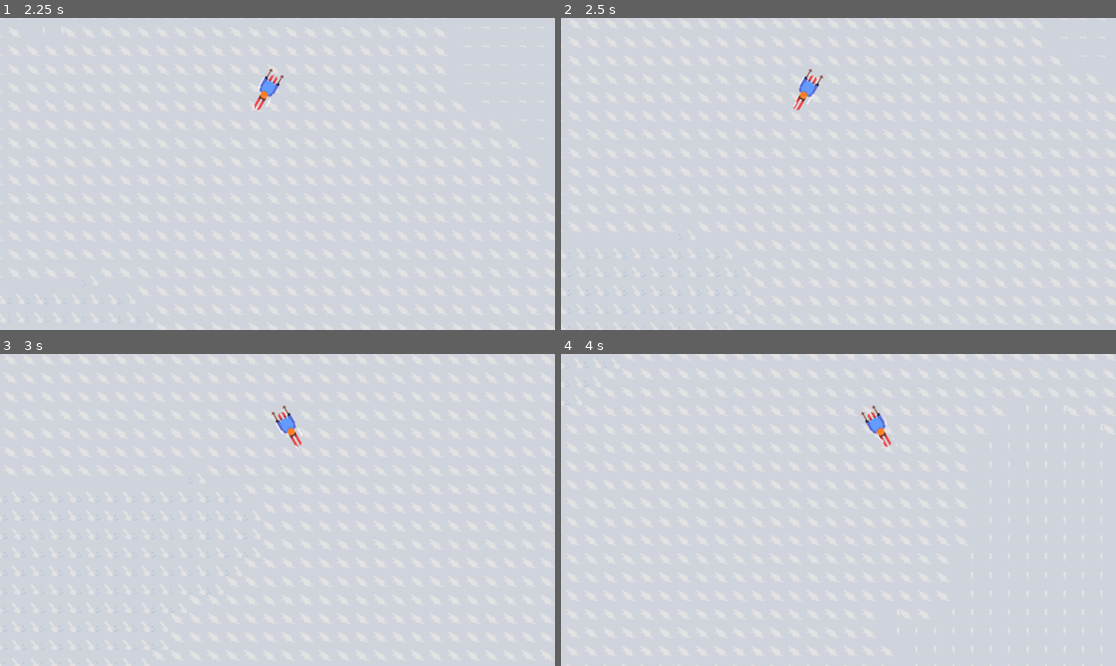
Above: before the commit, frames 1-4 (two rows, left to right).
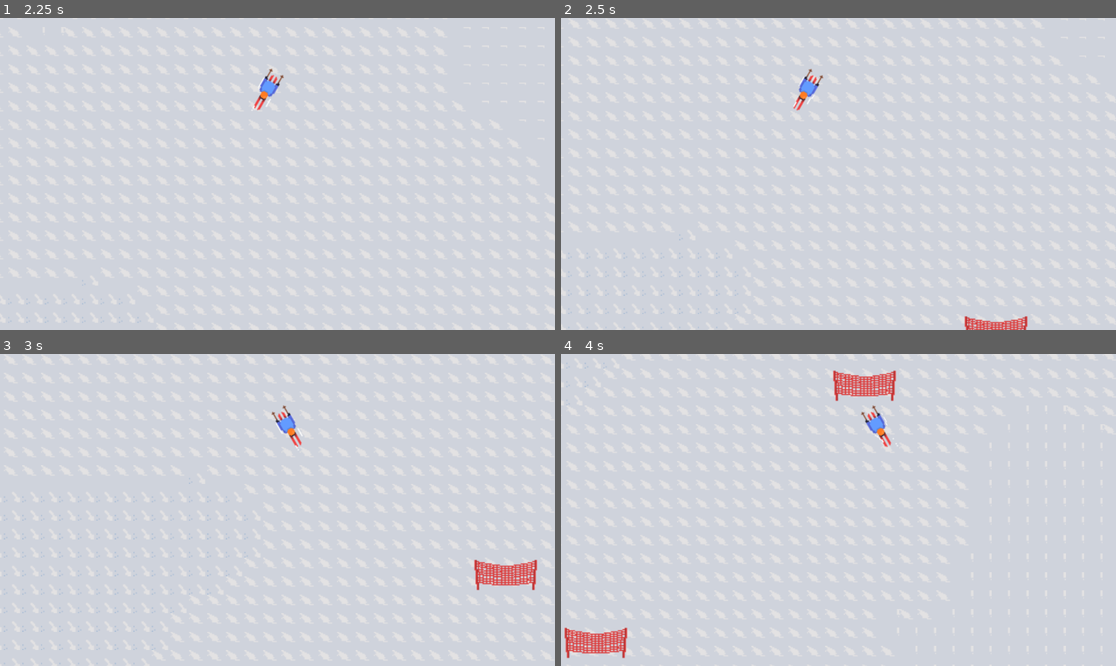
Above: after the commit, the same moments.

Repository: allsers/2dsteep
Game: Godot game, scene res://main_menu.tscn
Same seed, same stepped clock (60 frames per second), same inputs: the game is played once before the commit and once after it.
Inputs (mouse positions are in pixels of both pictures, inside the frame that each line leads up to):
- Up to frame 1 (2.25 s): click (283, 167) at 0.5 s; hold D (move_right) 1.28-2.03 s; hold A (move_left) from 2.03 s (still down)
- Up to frame 2 (2.5 s): keep holding A (move_left)
- Up to frame 3 (3 s): release A (move_left) at 2.78 s; hold D (move_right) from 2.78 s (still down)
- Up to frame 4 (4 s): keep holding D (move_right)

Frame 1 is identical in both runs. In frame 2, 0.4% of the frame differs, in the area x 72-85%, y 95-100%; in frame 3, 0.8%; in frame 4, 1.6%, in the area x 0-61%, y 5-98%.

Commit message:
Net obstacles

Diff:
--- /dev/null
+++ b/net.gd
@@ -0,0 +1,21 @@
+extends Node2D
+
+var rng = RandomNumberGenerator.new()
+
+func _on_visible_on_screen_notifier_2d_screen_exited():
+	queue_free()
+
+# Called when the node enters the scene tree for the first time.
+func _ready() -> void:
+	var player_pos = get_node("../../Player").get_position()
+	var playerx = player_pos.x
+	var playery = player_pos.y
+
+	set_position(Vector2(
+		rng.randf_range(playerx-350, playerx+350),
+		rng.randf_range(playery+300, playery+400)
+		))
+
+# Called every frame. 'delta' is the elapsed time since the previous frame.
+func _process(delta: float) -> void:
+	pass
--- /dev/null
+++ b/net_obstacle.tscn
@@ -0,0 +1,30 @@
+[gd_scene load_steps=4 format=3 uid="uid://coc5vdi1h1o51"]
+
+[ext_resource type="Texture2D" uid="uid://bo300m6tb6r2t" path="res://Assets/plastic-net.png" id="1_cokcq"]
+[ext_resource type="Script" path="res://net.gd" id="1_wrb7d"]
+
+[sub_resource type="RectangleShape2D" id="RectangleShape2D_dmfng"]
+size = Vector2(52, 20)
+
+[node name="Net" type="Node2D"]
+
+[node name="net" type="Node2D" parent="."]
+script = ExtResource("1_wrb7d")
+
+[node name="TextureRect" type="TextureRect" parent="net"]
+z_index = 2
+offset_left = -32.0
+offset_top = -16.0
+offset_right = 32.0
+offset_bottom = 16.0
+texture = ExtResource("1_cokcq")
+
+[node name="VisibleOnScreenNotifier2D" type="VisibleOnScreenNotifier2D" parent="net"]
+position = Vector2(0, -9.23872e-07)
+scale = Vector2(2.6, 1)
+
+[node name="RigidBody2D" type="RigidBody2D" parent="net"]
+contact_monitor = true
+
+[node name="CollisionShape2D" type="CollisionShape2D" parent="net/RigidBody2D"]
+shape = SubResource("RectangleShape2D_dmfng")
--- a/player.gd
+++ b/player.gd
@@ -26,6 +26,7 @@
 
 	global_position.x = clamp(global_position.x, -780, 780)
 
+
 func update_animation(direction: float):
 	var sprite = $Sprite2D
 	var collision = $CollisionShape2D
--- a/player.tscn
+++ b/player.tscn
@@ -120,6 +120,7 @@
 script = ExtResource("1_ji571")
 
 [node name="Sprite2D" type="Sprite2D" parent="."]
+z_index = 4
 position = Vector2(0, -23)
 texture = ExtResource("2_kpaij")
 flip_v = true
--- a/world.gd
+++ b/world.gd
@@ -2,10 +2,17 @@
 
 @export var MAX_WIDTH = 1000
 
+var net_scene = preload("res://net_obstacle.tscn")
+
 func _ready() -> void:
-	print("ww")
+	pass
 
 
 # Called every frame. 'delta' is the elapsed time since the previous frame.
 func _process(delta: float) -> void:
 	pass
+
+
+func _on_timer_timeout() -> void:
+	var net = net_scene.instantiate()
+	add_child(net)
--- a/world.tscn
+++ b/world.tscn
@@ -401,3 +401,8 @@
 [node name="Layer1" type="TileMapLayer" parent="TileMap"]
 use_parent_material = true
 tile_set = SubResource("TileSet_prrb6")
+
+[node name="Timer" type="Timer" parent="."]
+autostart = true
+
+[connection signal="timeout" from="Timer" to="." method="_on_timer_timeout"]
